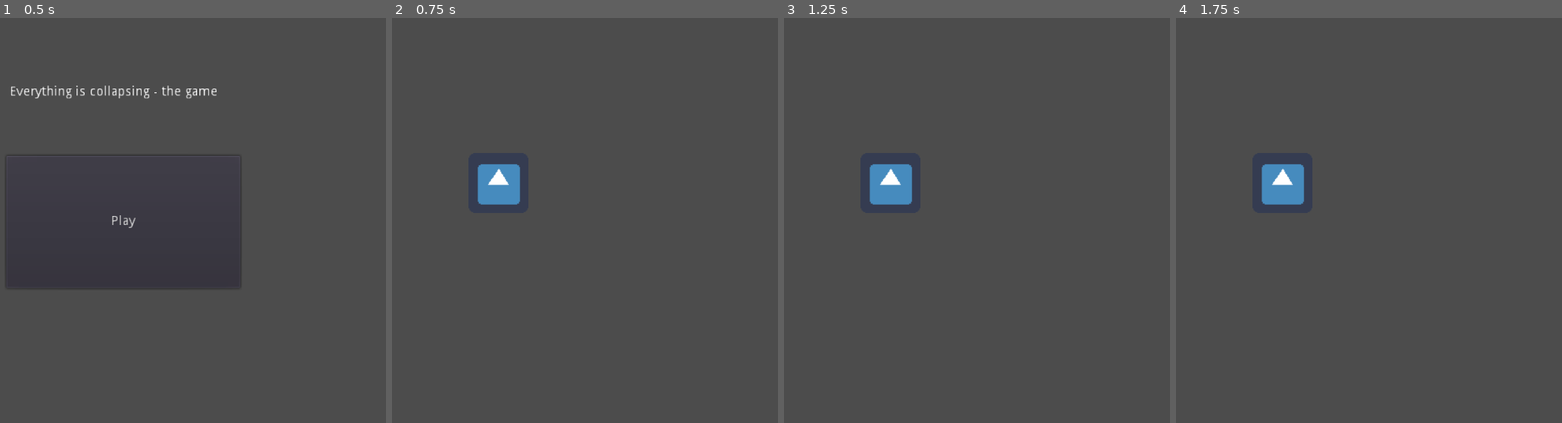
Above: before the commit, frames 1-4 (left to right).
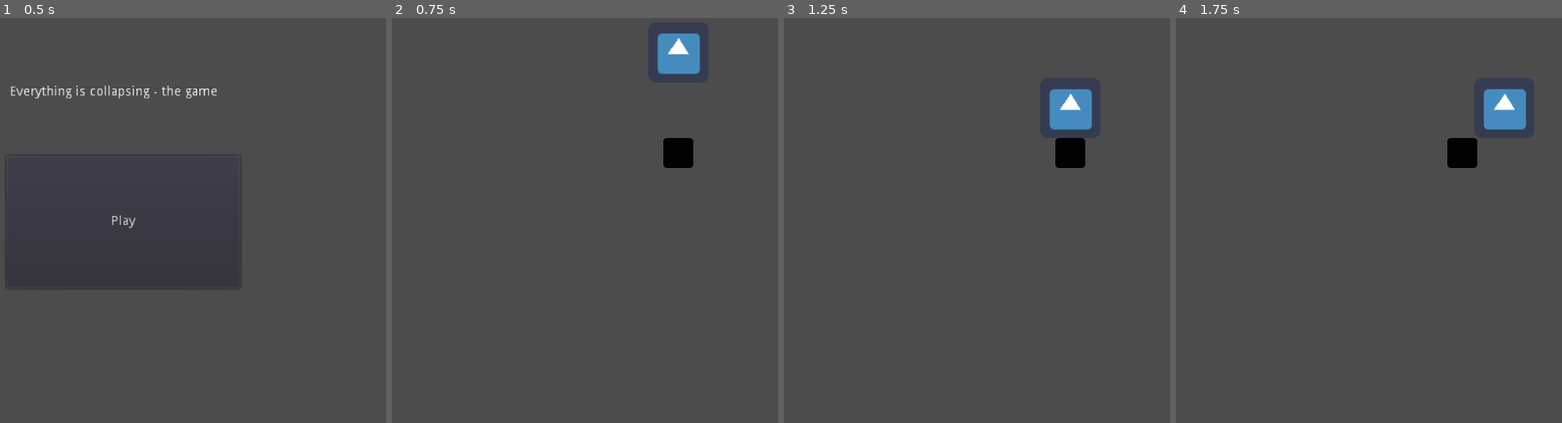
Above: after the commit, the same moments.

Repository: DayvanRider/HALT-Game-Jam-2018-August
Game: Godot game, scene res://Main.tscn
The game is run twice, just before and just after one commit, with the same random seed, the same clock (stepped at 60 frames per second) and the same inputs. The engine's default icon, where the game draws it, is replaced by a stand-in: a white triangle on a blue panel in a dark square.
Inputs:
- Up to frame 1 (0.5 s): no input
- Up to frame 2 (0.75 s): click "Play" at 0.5 s
- Up to frame 3 (1.25 s): no input
- Up to frame 4 (1.75 s): hold Right (ui_right) from 1.28 s (still down)

Frame 1 is identical in both runs. In frame 2, 2.8% of the frame differs, in the area x 22-80%, y 3-47%; in frame 3, 2.8%; in frame 4, 2.8%.

Commit message:
Add Character Movement
Left + Right

Diff:
--- /dev/null
+++ b/JSUS/KinematicBody2D.gd
@@ -0,0 +1,30 @@
+extends KinematicBody2D
+#constants
+const SPEED = 100
+const GRAVITY = 5
+const UP = Vector2(0,-1)
+
+var motion = Vector2(0,0)
+
+
+func _ready():
+	# Called when the node is added to the scene for the first time.
+	# Initialization here
+	pass
+
+func _physics_process(delta):
+	motion.y += GRAVITY
+	if Input.is_action_pressed("ui_right"):
+		motion.x = SPEED
+	elif Input.is_action_pressed("ui_left"):
+		motion.x = -SPEED
+	else:
+		motion.x = 0
+	motion = move_and_slide(motion,UP)
+
+
+
+#func _process(delta):
+#	# Called every frame. Delta is time since last frame.
+#	# Update game logic here.
+#	pass
--- a/JSUS/Main.tscn
+++ b/JSUS/Main.tscn
@@ -4,6 +4,7 @@
 
 [node name="Control" type="Control" index="0"]
 
+editor/display_folded = true
 anchor_left = 0.0
 anchor_top = 0.0
 anchor_right = 0.0
--- /dev/null
+++ b/JSUS/level.gd
@@ -0,0 +1,17 @@
+extends Node2D
+
+#constants
+
+
+
+func _ready():
+	# Called when the node is added to the scene for the first time.
+	# Initialization here
+	pass
+
+
+
+#func _process(delta):
+#	# Called every frame. Delta is time since last frame.
+#	# Update game logic here.
+#	pass
--- a/JSUS/level.tscn
+++ b/JSUS/level.tscn
@@ -1,14 +1,65 @@
-[gd_scene load_steps=2 format=2]
+[gd_scene load_steps=6 format=2]
 
-[ext_resource path="res://icon.png" type="Texture" id=1]
+[ext_resource path="res://level.gd" type="Script" id=1]
+[ext_resource path="res://KinematicBody2D.gd" type="Script" id=2]
+[ext_resource path="res://icon.png" type="Texture" id=3]
 
-[node name="Node2D" type="Node2D"]
+[sub_resource type="RectangleShape2D" id=1]
 
-[node name="Sprite" type="Sprite" parent="." index="0"]
+custom_solver_bias = 0.0
+extents = Vector2( 10, 10 )
 
-position = Vector2( 304, 224 )
-texture = ExtResource( 1 )
-_sections_unfolded = [ "Transform" ]
+[sub_resource type="RectangleShape2D" id=2]
+
+custom_solver_bias = 0.0
+extents = Vector2( 10, 10 )
+
+[node name="World" type="Node2D" index="0"]
+
+position = Vector2( 496, 80 )
+script = ExtResource( 1 )
+
+[node name="KinematicBody2D" type="KinematicBody2D" parent="." index="0"]
+
+input_pickable = false
+collision_layer = 1
+collision_mask = 1
+collision/safe_margin = 0.08
+script = ExtResource( 2 )
+
+[node name="Sprite" type="Sprite" parent="KinematicBody2D" index="0"]
+
+texture = ExtResource( 3 )
+
+[node name="CollisionShape2D" type="CollisionShape2D" parent="KinematicBody2D" index="1"]
+
+position = Vector2( -5.72205e-06, -2.86102e-06 )
+scale = Vector2( 3.2, 3.2 )
+shape = SubResource( 1 )
+
+[node name="StaticBody2D3" type="StaticBody2D" parent="." index="1"]
+
+position = Vector2( 0, 112 )
+scale = Vector2( 0.5, 0.5 )
+input_pickable = false
+collision_layer = 1
+collision_mask = 1
+constant_linear_velocity = Vector2( 0, 0 )
+constant_angular_velocity = 0.0
+friction = 1.0
+bounce = 0.0
 __meta__ = {
 "_edit_group_": true
 }
+
+[node name="Sprite" type="Sprite" parent="StaticBody2D3" index="0"]
+
+modulate = Color( 0.00390625, 0.00384521, 0.00384521, 1 )
+texture = ExtResource( 3 )
+_sections_unfolded = [ "Visibility" ]
+
+[node name="CollisionShape2D" type="CollisionShape2D" parent="StaticBody2D3" index="1"]
+
+position = Vector2( 2.67029e-05, 5.72205e-06 )
+scale = Vector2( 3.2, 3.2 )
+shape = SubResource( 2 )
